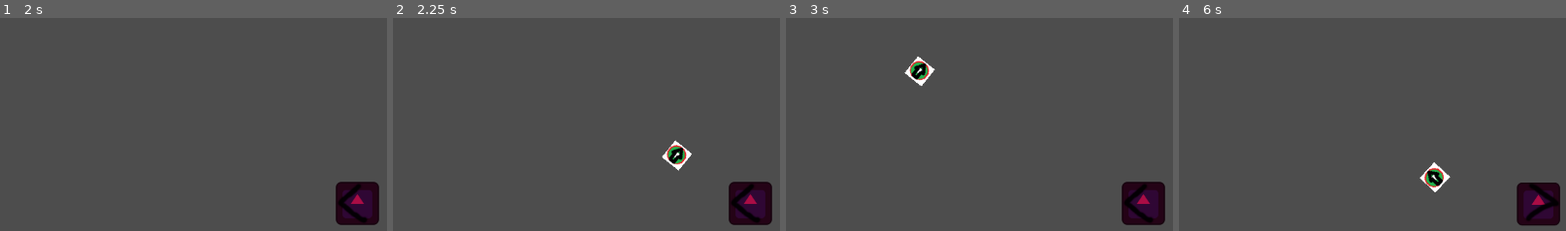
Above: before the commit, frames 1-4 (left to right).
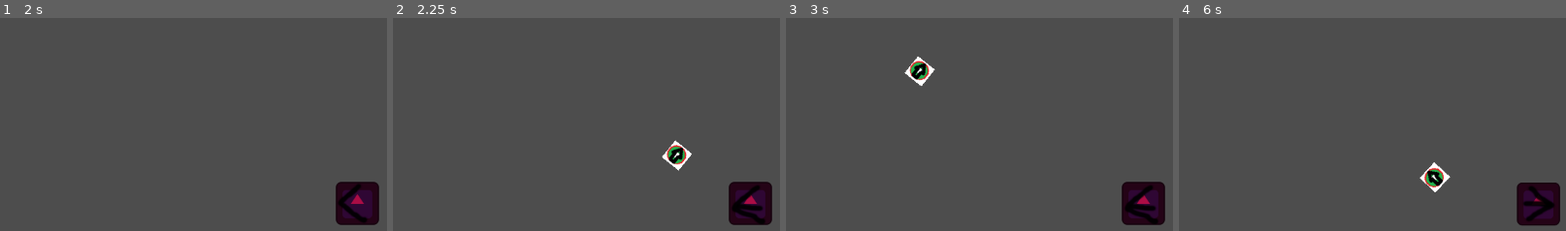
Above: after the commit, the same moments.

Repository: Tomko-Code/Relic-Seekers
Game: Godot game, scene res://src/mockup/test.tscn
Two runs of this game, one before a commit and one after it. Both use one fixed random seed, a clock stepped at 60 frames per second and the inputs below. The engine's default icon, where the game draws it, is replaced by a stand-in: a white triangle on a blue panel in a dark square.
Inputs (mouse positions are % of the whole screen's width and height, from its top left):
- Up to frame 1 (2 s): tap Enter at 0.5 s; move the mouse to (72, 46) at 0.52 s; press the mouse at (72, 46) at 0.53 s; hold D (move_right) 0.53-1.28 s; move the mouse to (30, 56) at 1.27 s; release the mouse at (30, 56) at 1.28 s; hold S (move_down) from 1.28 s (still down); click (30, 56) at 1.35 s
- Up to frame 2 (2.25 s): move the mouse to (60, 29) at 2.02 s; release S (move_down) at 2.03 s; press the mouse at (60, 29) at 2.03 s; hold D (move_right) from 2.03 s (still down)
- Up to frame 3 (3 s): move the mouse to (45, 71) at 2.77 s; release D (move_right) at 2.78 s; release the mouse at (45, 71) at 2.78 s; hold W (move_up) from 2.78 s (still down); click (45, 71) at 2.85 s
- Up to frame 4 (6 s): move the mouse to (80, 66) at 3.52 s; release W (move_up) at 3.53 s; press the mouse at (80, 66) at 3.53 s; hold A (move_left) 3.53-5.03 s; move the mouse to (20, 36) at 4.27 s; release the mouse at (20, 36) at 4.28 s; click (20, 36) at 4.35 s; move the mouse to (55, 51) at 5.02 s; press the mouse at (55, 51) at 5.03 s; hold S (move_down) 5.03-5.78 s; move the mouse to (35, 26) at 5.77 s; release the mouse at (35, 26) at 5.78 s; hold D (move_right) from 5.78 s (still down); click (35, 26) at 5.85 s
The pictures show only the part of the screen within x 4-54%, y 8-58%; the shares and areas given below are measured in that part.

Frame 1 is identical in both runs. In frame 2, 0.5% of the frame differs, in the area x 87-96%, y 78-97%; in frame 3, 0.5%; in frame 4, 0.5%.

Commit message:
Update animated_sprite_component.gd

Diff:
--- a/src/entities/animated_sprite_component.gd
+++ b/src/entities/animated_sprite_component.gd
@@ -30,7 +30,7 @@
 func set_animation(animation):
 	if current_animation != animation:
 		for sprite in get_children():
-			if sprite is AnimatedSprite2D:
+			if sprite is AnimatedSprite2D and sprite.sprite_frames.has_animation(animation):
 				sprite.play(animation)
 				sprite.set_frame_and_progress(1,0)
 				current_animation = animation
